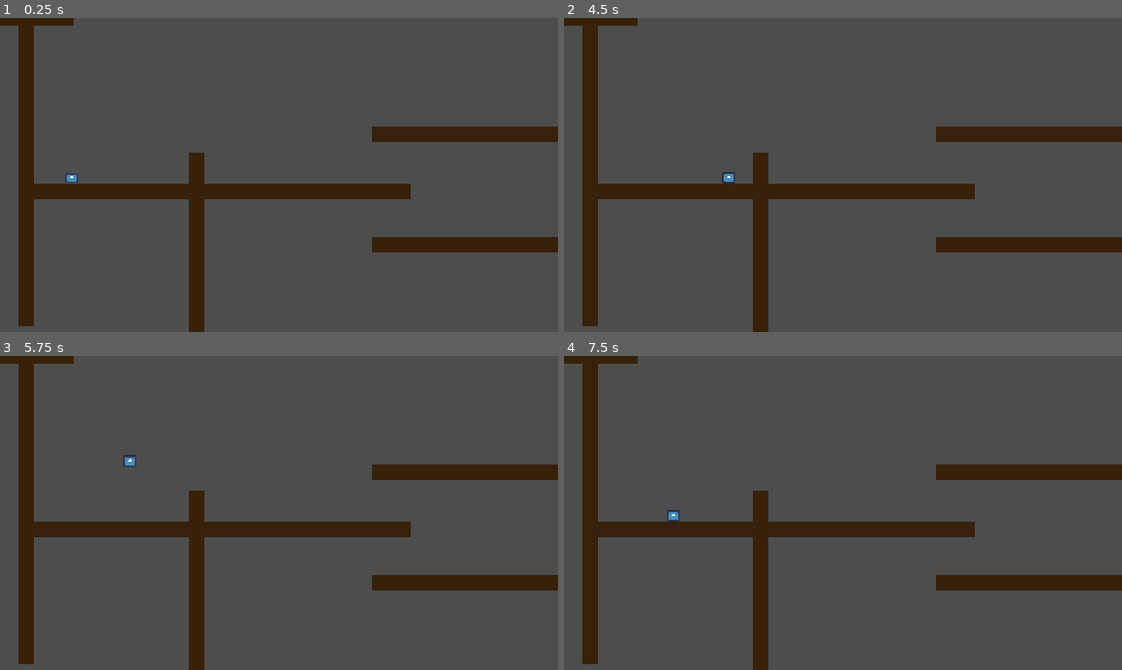
Above: before the commit, frames 1-4 (two rows, left to right).
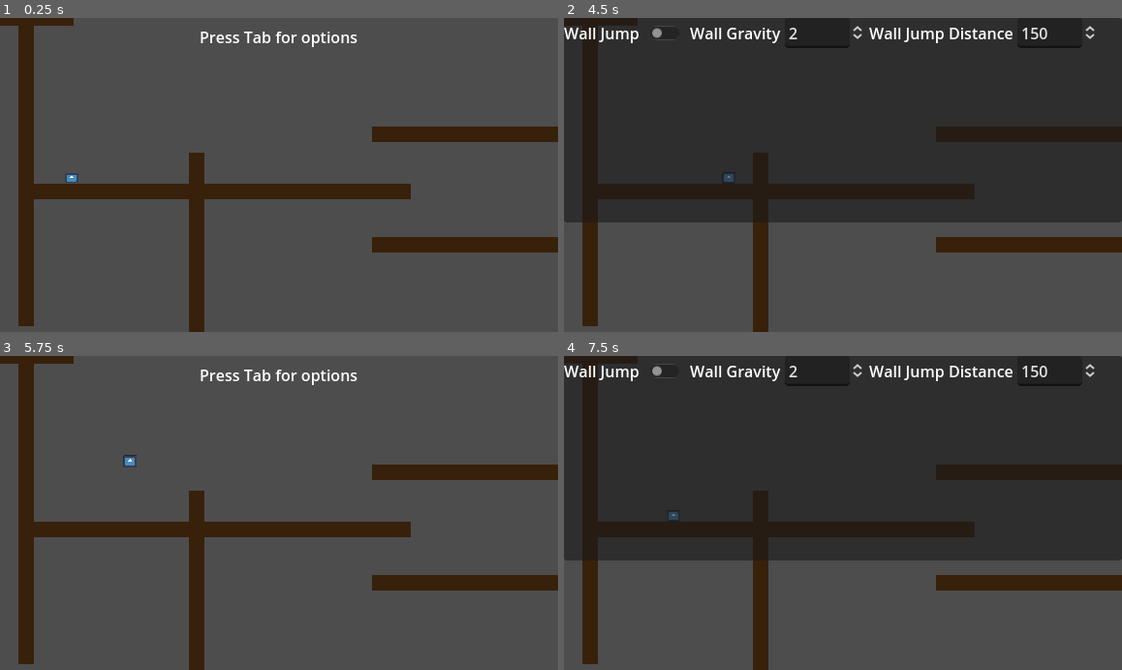
Above: after the commit, the same moments.

Repository: greatmomo/Advanced-Character-Controller
Game: Godot game, scene res://world.tscn
Two runs of this game, one before a commit and one after it. Both use one fixed random seed, a clock stepped at 60 frames per second and the inputs below. The engine's default icon, where the game draws it, is replaced by a stand-in: a white triangle on a blue panel in a dark square.
Inputs (mouse positions are in pixels of both pictures, inside the frame that each line leads up to):
- Up to frame 1 (0.25 s): no input
- Up to frame 2 (4.5 s): tap Enter at 0.5 s; hold D (move_right) 0.53-1.25 s; hold Tab (show_ui, bound only after the commit) 0.53-1.25 s; tap Space (jump) at 0.77, 0.8, 1.07, 2, 2.1, 2.27, 2.57, 3.77, 4.07 s; click (664, 33) at 1.27 s; hold D (move_right) 2.03-2.78 s; tap Tab (show_ui, bound only after the commit) at 2.3, 3.6 s; hold A (move_left) 2.78-3.53 s; hold Space (jump) 2.78-3.53 s; tap Ctrl (dash) at 2.85 s; hold D (move_right) from 3.53 s (still down); hold Tab (show_ui, bound only after the commit) from 4.28 s (still down)
- Up to frame 3 (5.75 s): tap Space (jump) at 4.52, 4.55, 4.82, 5.1, 5.27, 5.57 s; release D (move_right) at 5.03 s; release Tab (show_ui, bound only after the commit) at 5.03 s; hold A (move_left) from 5.03 s (still down); tap Tab (show_ui, bound only after the commit) at 5.3 s
- Up to frame 4 (7.5 s): release A (move_left) at 5.78 s; hold D (move_right) 5.78-6.53 s; hold Space (jump) 5.78-6.53 s; tap Ctrl (dash) at 5.85 s; tap Enter at 6.5 s; hold A (move_left) from 6.53 s (still down); tap Tab (show_ui, bound only after the commit) at 6.6 s; tap Space (jump) at 6.77, 7.07 s; hold Tab (show_ui, bound only after the commit) from 7.28 s (still down)

The runs differ from the first frame. In frame 1, 0.5% of the frame differs, in the area x 35-65%, y 4-10%; in frame 2, 57%; in frame 3, 0.5%; in frame 4, 57%, in the area x 0-100%, y 0-66%.

Commit message:
create beginning of control ui

Diff:
--- a/project.godot
+++ b/project.godot
@@ -23,6 +23,24 @@
 
 [input]
 
+ui_accept={
+"deadzone": 0.5,
+"events": [Object(InputEventKey,"resource_local_to_scene":false,"resource_name":"","device":0,"window_id":0,"alt_pressed":false,"shift_pressed":false,"ctrl_pressed":false,"meta_pressed":false,"pressed":false,"keycode":4194309,"physical_keycode":0,"key_label":0,"unicode":4194309,"echo":false,"script":null)
+, Object(InputEventKey,"resource_local_to_scene":false,"resource_name":"","device":0,"window_id":0,"alt_pressed":false,"shift_pressed":false,"ctrl_pressed":false,"meta_pressed":false,"pressed":false,"keycode":4194310,"physical_keycode":0,"key_label":0,"unicode":4194310,"echo":false,"script":null)
+]
+}
+ui_focus_next={
+"deadzone": 0.5,
+"events": []
+}
+ui_text_completion_replace={
+"deadzone": 0.5,
+"events": []
+}
+ui_text_indent={
+"deadzone": 0.5,
+"events": []
+}
 move_right={
 "deadzone": 0.5,
 "events": [Object(InputEventKey,"resource_local_to_scene":false,"resource_name":"","device":-1,"window_id":0,"alt_pressed":false,"shift_pressed":false,"ctrl_pressed":false,"meta_pressed":false,"pressed":false,"keycode":0,"physical_keycode":68,"key_label":0,"unicode":100,"echo":false,"script":null)
@@ -48,3 +66,8 @@
 "events": [Object(InputEventKey,"resource_local_to_scene":false,"resource_name":"","device":-1,"window_id":0,"alt_press …(182 unchanged characters)…
 ]
 }
+show_ui={
+"deadzone": 0.5,
+"events": [Object(InputEventKey,"resource_local_to_scene":false,"resource_name":"","device":-1,"window_id":0,"alt_pressed":false,"shift_pressed":false,"ctrl_pressed":false,"meta_pressed":false,"pressed":false,"keycode":0,"physical_keycode":4194306,"key_label":0,"unicode":0,"echo":false,"script":null)
+]
+}
--- /dev/null
+++ b/world.gd
@@ -0,0 +1,31 @@
+extends Node
+
+@onready var player = $Player
+
+@onready var ui_container = $UI/UIContainer
+@onready var info_text_container = $UI/InfoTextContainer
+
+@onready var wall_jump = $UI/UIContainer/PanelContainer/VBoxContainer/HBoxContainer/HBoxContainer/WallJump
+@onready var wall_gravity = $UI/UIContainer/PanelContainer/VBoxContainer/HBoxContainer/HBoxContainer2/WallGravity
+@onready var wall_jump_distance = $UI/UIContainer/PanelContainer/VBoxContainer/HBoxContainer/HBoxContainer3/WallJumpDistance
+
+func _unhandled_key_input(event):
+	if event.is_action_pressed("show_ui"):
+		ui_container.show()
+		info_text_container.hide()
+
+	if event.is_action_released("show_ui"):
+		ui_container.hide()
+		info_text_container.show()
+
+func _on_wall_jump_pressed():
+	if wall_jump.is_pressed():
+		player.can_wall_jump = true
+	else:
+		player.can_wall_jump = false
+
+func _on_wall_gravity_value_changed(value):
+	player.wall_gravity_ratio = wall_gravity.get_value()
+
+func _on_wall_jump_distance_value_changed(value):
+	player.wall_jump_distance = wall_jump_distance.get_value()
--- a/world.tscn
+++ b/world.tscn
@@ -1,9 +1,13 @@
-[gd_scene load_steps=3 format=3 uid="uid://dk1wfkngei8uo"]
+[gd_scene load_steps=5 format=3 uid="uid://dk1wfkngei8uo"]
 
+[ext_resource type="Script" path="res://world.gd" id="1_bjppt"]
 [ext_resource type="PackedScene" uid="uid://8hrq84qa87rs" path="res://Player/player.tscn" id="2_wc2tf"]
 [ext_resource type="PackedScene" uid="uid://lqcfwcdvb83x" path="res://platform.tscn" id="3_08awg"]
 
+[sub_resource type="StyleBoxEmpty" id="StyleBoxEmpty_e7cka"]
+
 [node name="World" type="Node"]
+script = ExtResource("1_bjppt")
 
 [node name="Player" parent="." instance=ExtResource("2_wc2tf")]
 position = Vector2(74, 154)
@@ -44,3 +48,82 @@
 
 [node name="Platform5" parent="Platforms" instance=ExtResource("3_08awg")]
 position = Vector2(264, 179)
+
+[node name="UI" type="CanvasLayer" parent="."]
+
+[node name="UIContainer" type="MarginContainer" parent="UI"]
+visible = false
+anchors_preset = 10
+anchor_right = 1.0
+offset_bottom = 211.0
+grow_horizontal = 2
+
+[node name="PanelContainer" type="PanelContainer" parent="UI/UIContainer"]
+layout_mode = 2
+
+[node name="VBoxContainer" type="VBoxContainer" parent="UI/UIContainer/PanelContainer"]
+layout_mode = 2
+
+[node name="HBoxContainer" type="HBoxContainer" parent="UI/UIContainer/PanelContainer/VBoxContainer"]
+layout_mode = 2
+
+[node name="HBoxContainer" type="HBoxContainer" parent="UI/UIContainer/PanelContainer/VBoxContainer/HBoxContainer"]
+layout_mode = 2
+
+[node name="WallJumpLabel" type="Label" parent="UI/UIContainer/PanelContainer/VBoxContainer/HBoxContainer/HBoxContainer"]
+layout_mode = 2
+text = "Wall Jump"
+
+[node name="WallJump" type="CheckButton" parent="UI/UIContainer/PanelContainer/VBoxContainer/HBoxContainer/HBoxContainer"]
+layout_mode = 2
+theme_override_styles/focus = SubResource("StyleBoxEmpty_e7cka")
+
+[node name="HBoxContainer2" type="HBoxContainer" parent="UI/UIContainer/PanelContainer/VBoxContainer/HBoxContainer"]
+layout_mode = 2
+
+[node name="WallGravityLabel" type="Label" parent="UI/UIContainer/PanelContainer/VBoxContainer/HBoxContainer/HBoxContainer2"]
+layout_mode = 2
+text = "Wall Gravity"
+
+[node name="WallGravity" type="SpinBox" parent="UI/UIContainer/PanelContainer/VBoxContainer/HBoxContainer/HBoxContainer2"]
+layout_mode = 2
+min_value = 0.5
+max_value = 6.0
+step = 0.5
+value = 2.0
+
+[node name="HBoxContainer3" type="HBoxContainer" parent="UI/UIContainer/PanelContainer/VBoxContainer/HBoxContainer"]
+layout_mode = 2
+
+[node name="WallJumpDistanceLabel" type="Label" parent="UI/UIContainer/PanelContainer/VBoxContainer/HBoxContainer/HBoxContainer3"]
+layout_mode = 2
+text = "Wall Jump Distance"
+
+[node name="WallJumpDistance" type="SpinBox" parent="UI/UIContainer/PanelContainer/VBoxContainer/HBoxContainer/HBoxContainer3"]
+layout_mode = 2
+max_value = 500.0
+step = 10.0
+value = 150.0
+
+[node name="HBoxContainer2" type="HBoxContainer" parent="UI/UIContainer/PanelContainer/VBoxContainer"]
+layout_mode = 2
+
+[node name="HBoxContainer" type="HBoxContainer" parent="UI/UIContainer/PanelContainer/VBoxContainer/HBoxContainer2"]
+layout_mode = 2
+
+[node name="InfoTextContainer" type="MarginContainer" parent="UI"]
+anchors_preset = 5
+anchor_left = 0.5
+anchor_right = 0.5
+offset_left = -82.0
+offset_right = 82.0
+offset_bottom = 40.0
+grow_horizontal = 2
+
+[node name="Label" type="Label" parent="UI/InfoTextContainer"]
+layout_mode = 2
+text = "Press Tab for options"
+
+[connection signal="pressed" from="UI/UIContainer/PanelContainer/VBoxContainer/HBoxContainer/HBoxContainer/WallJump" to="." method="_on_wall_jump_pressed"]
+[connection signal="value_changed" from="UI/UIContainer/PanelContainer/VBoxContainer/HBoxContainer/HBoxContainer2/WallGravity" to="." method="_on_wall_gravity_value_changed"]
+[connection signal="value_changed" from="UI/UIContainer/PanelContainer/VBoxContainer/HBoxContainer/HBoxContainer3/WallJumpDistance" to="." method="_on_wall_jump_distance_value_changed"]
